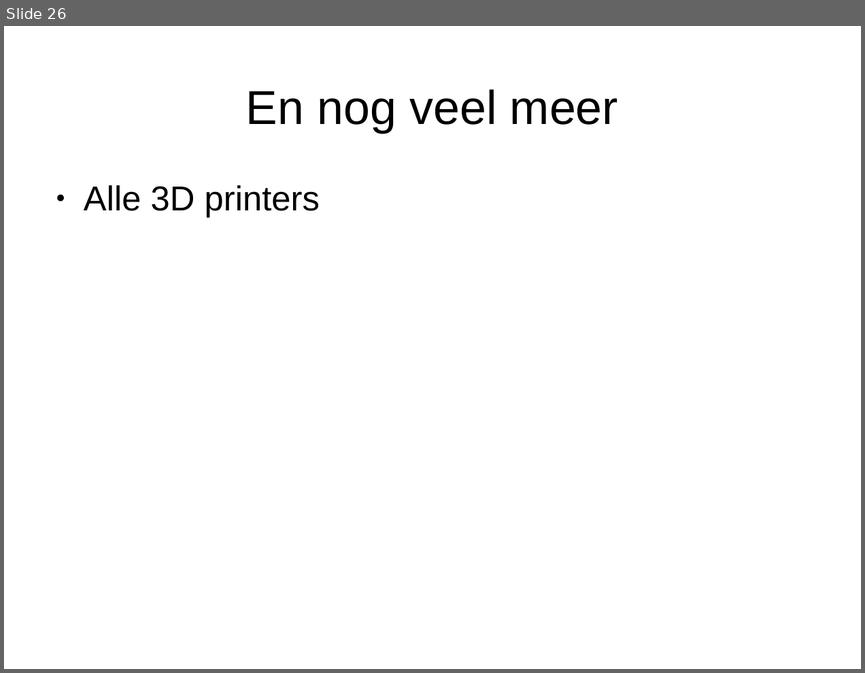
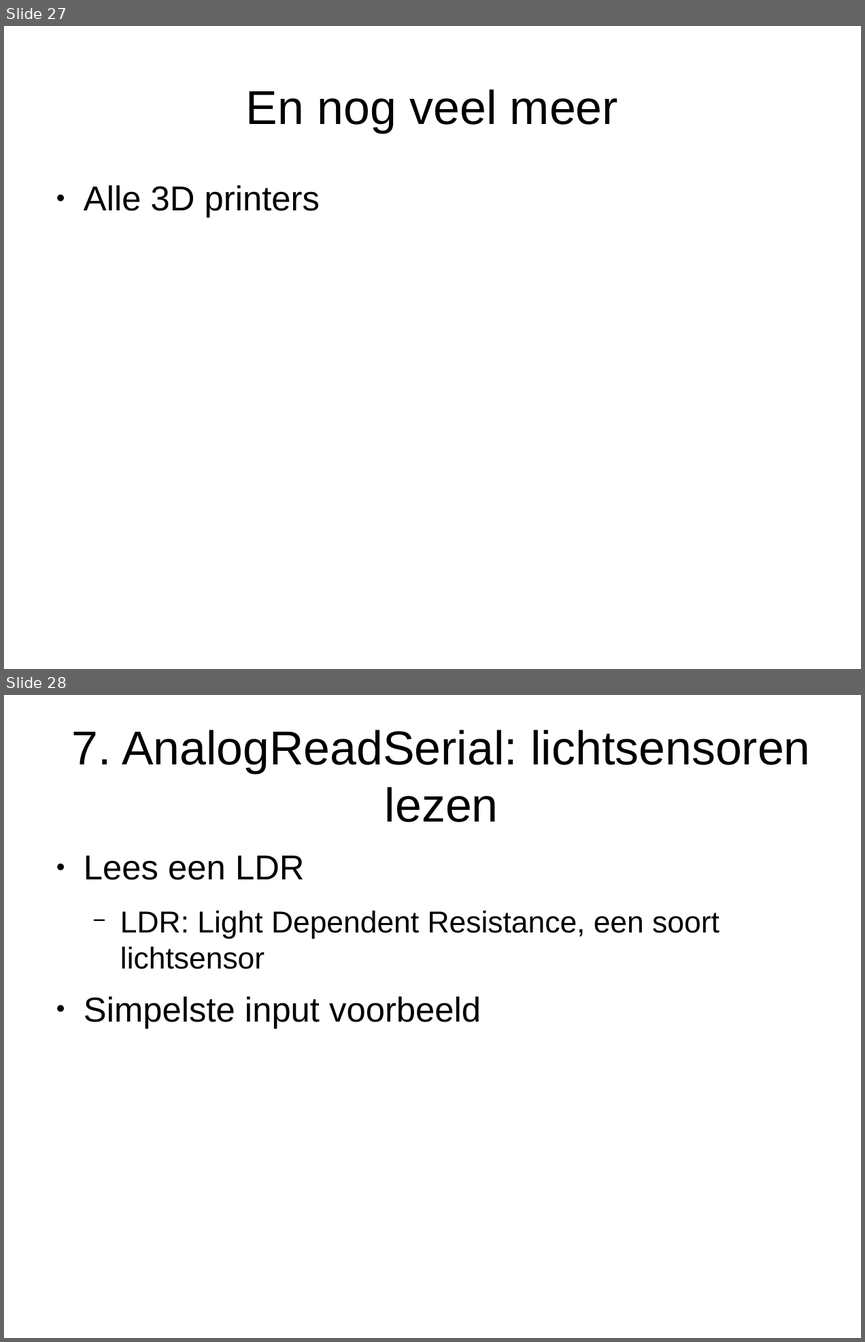
Before and after one commit to djog/arduino_cursus, a slide deck: Presentaties/Dag1.odp. Shown one above the other, each under a label of ours: slide 26 before the commit, slides 27 and 28 after it. The pictures are 865x673 and 865x1342 pixels, drawn with LibreOffice and Linux fonts; fonts in the diff are those of the drawing. Boxes give left, top, right and bottom in pixels: in the first picture for what was removed or moved away, otherwise in the second. Text is boxed around its words. In the diff, an @@ line names an element or a change of style, - is before the commit and + after.

```diff
--- a/Presentaties/Dag1.odp
+++ b/Presentaties/Dag1.odp
@@ slide 28 added at (x1=4, y1=695, x2=861, y2=1338), background #FFFFFF @@
@@ title added at (x1=71, y1=730, x2=810, y2=822), 44 pt, text #000000 @@
+7. AnalogReadSerial: lichtsensoren lezen
@@ text added at (x1=84, y1=855, x2=719, y2=1028), 28 pt, text #000000 @@
+● Lees een LDR
+  − LDR: Light Dependent Resistance, een soort lichtsensor
+● Simpelste input voorbeeld
@@ what was slide 26 is now slide 27 @@
```
Also in this commit, not shown: 1 slide changed, 15 other slides added, 13 other files.
